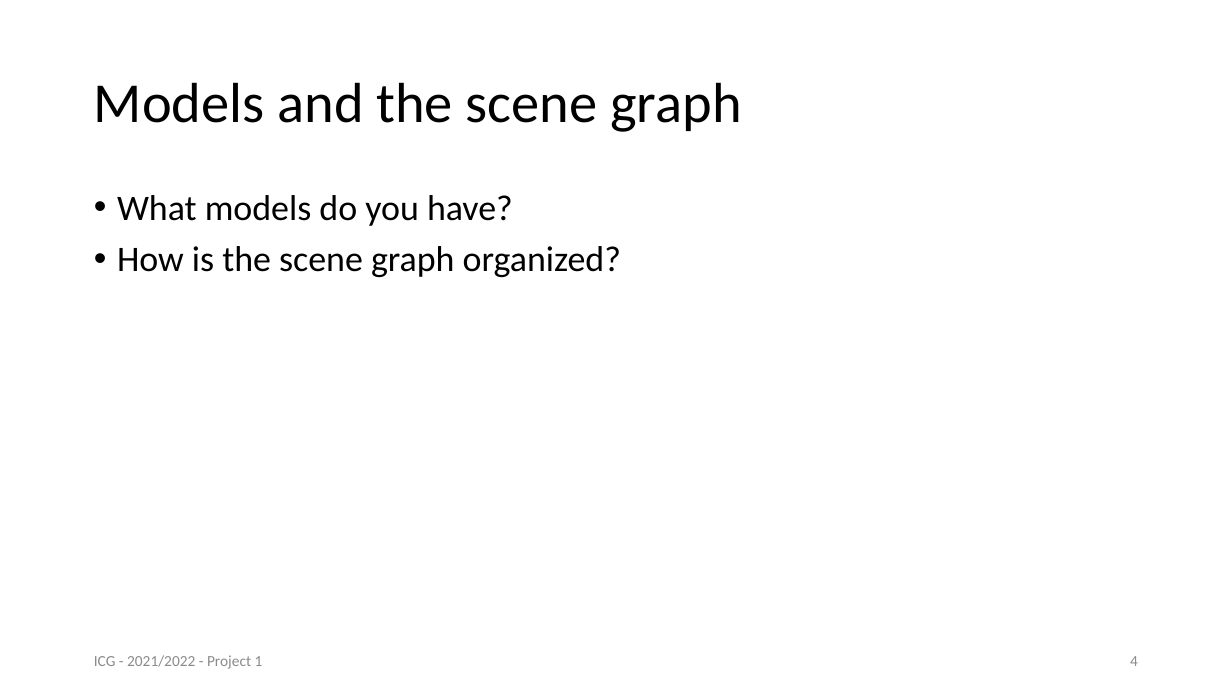
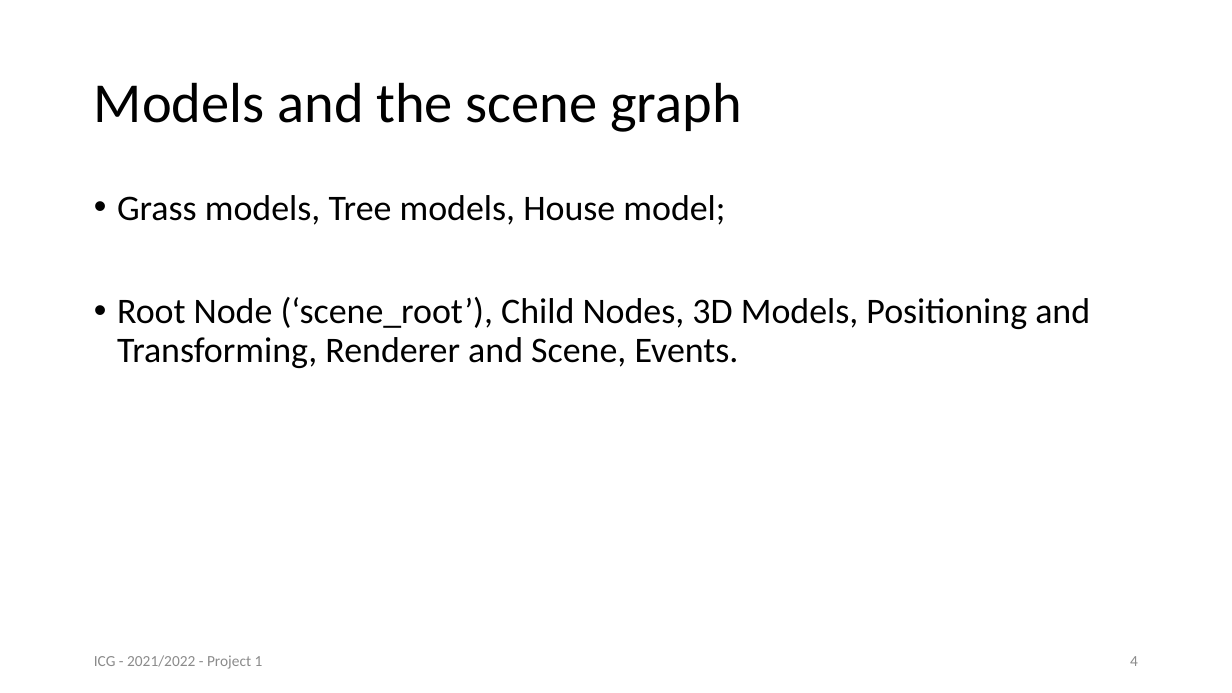
Before and after one commit to joaogasparp/leci_3ano, a slide deck: slide 4 of 2semestre/ICG/project/docs/Slides_Skeleton.pptx. Drawn at 1232x693 pixels with LibreOffice and Linux fonts; fonts in the diff are those of the drawing. Boxes give left, top, right and bottom in pixels: in the first picture for what was removed or moved away, otherwise in the second. Text is boxed around its words. In the diff, an @@ line names an element or a change of style, - is before the commit and + after.

```diff
--- a/2semestre/ICG/project/docs/Slides_Skeleton.pptx
+++ b/2semestre/ICG/project/docs/Slides_Skeleton.pptx
@@ text at [117,195,1090,368]: text changed @@
-• What models do you have?
-• How is the scene graph organized?
+• Grass models, Tree models, House model;
+• Root Node (‘scene_root’), Child Nodes, 3D Models, Positioning and Transforming, Renderer and Scene, Events.
```
Also in this commit, not shown: 5 other slides changed, 1 other file.
